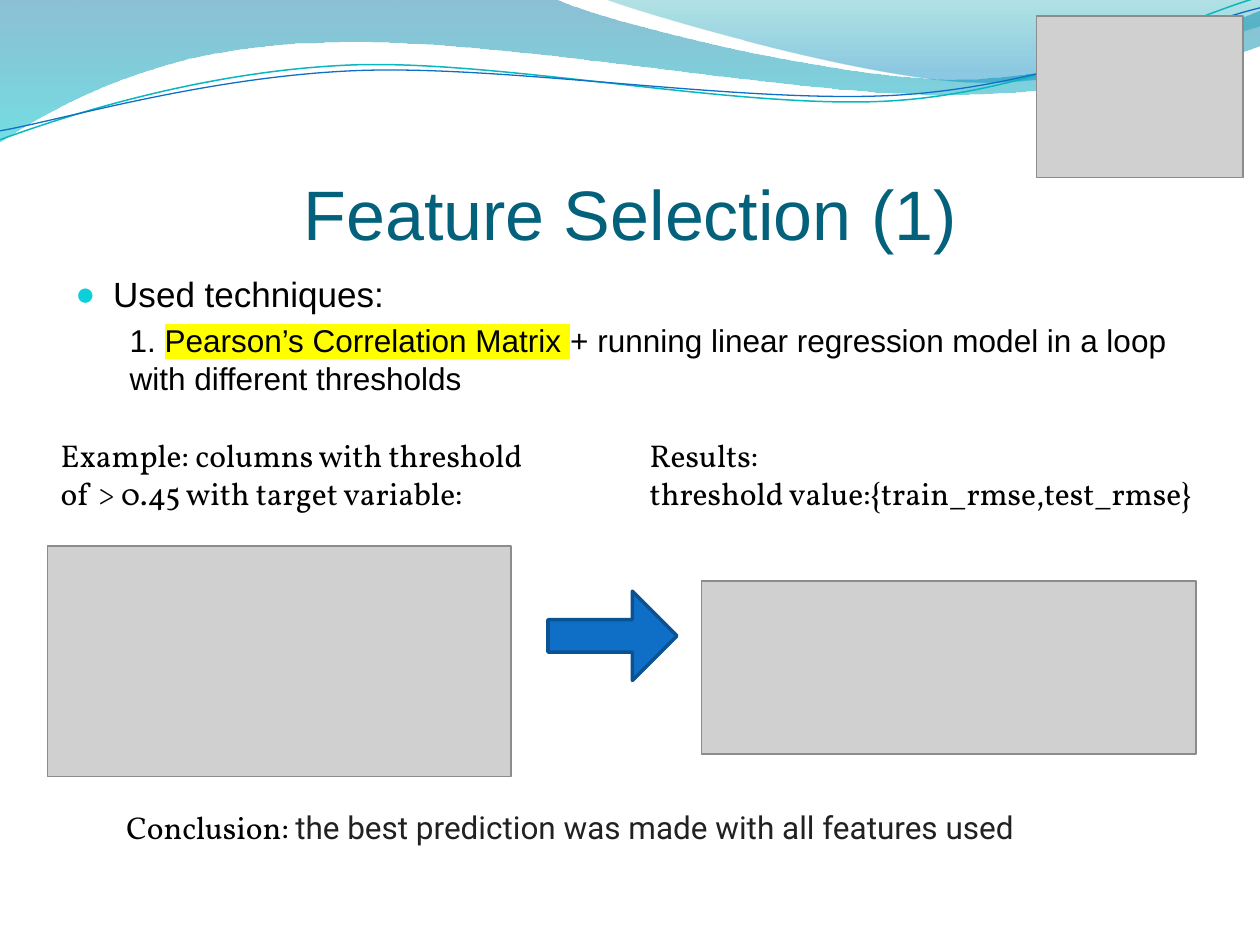
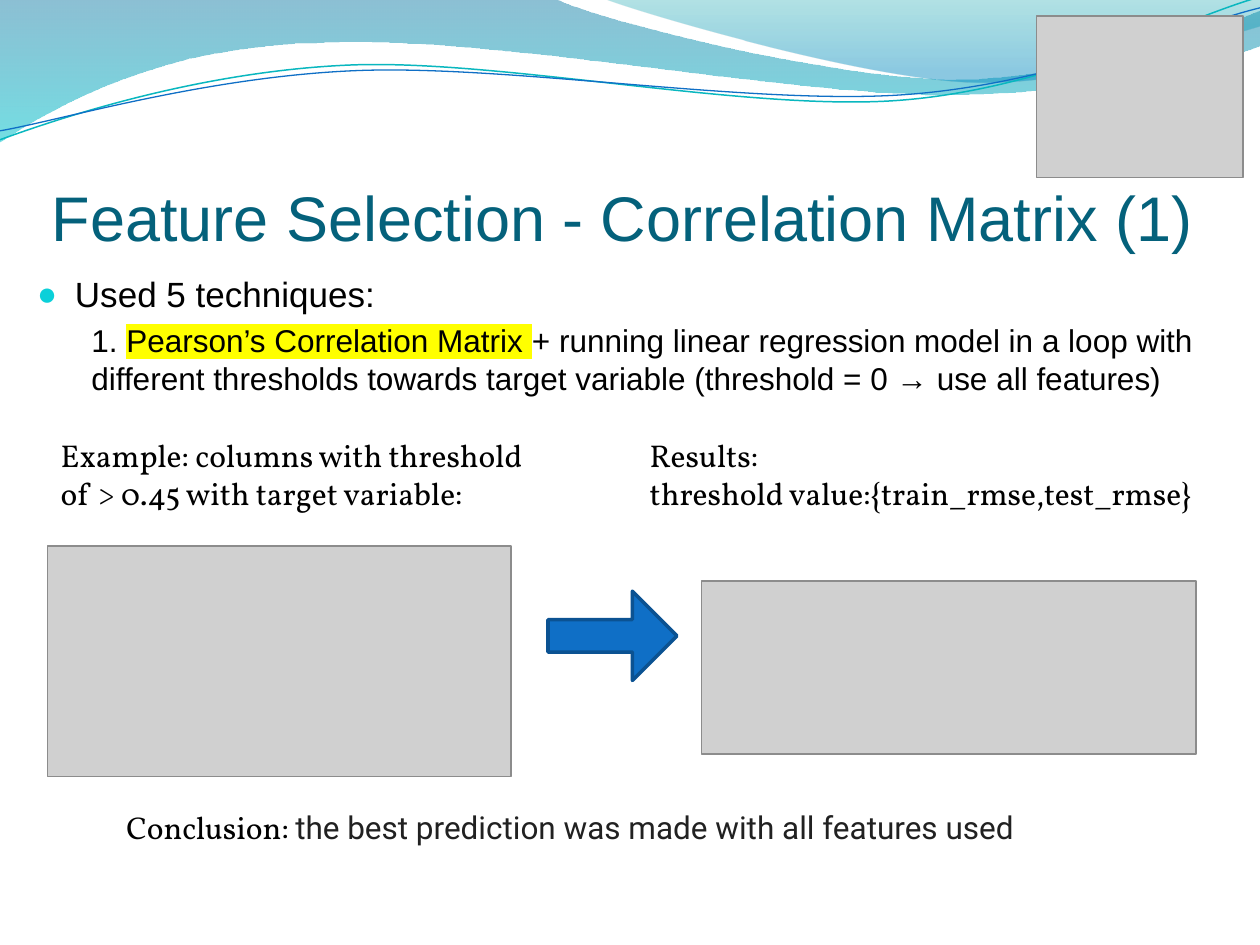
Before and after one commit to linoybar/Regression_Python_Project, a slide deck: slide 8 of Regression Project presentation.pptx (slide 7 before the commit). Drawn at 1260x945 pixels with LibreOffice and Linux fonts; fonts in the diff are those of the drawing; grey boxes stand for pictures; background and template pictures are left out. Boxes give left, top, right and bottom in pixels: in the first picture for what was removed or moved away, otherwise in the second. Text is boxed around its words. In the diff, an @@ line names an element or a change of style, - is before the commit and + after.

```diff
--- a/Regression Project presentation.pptx
+++ b/Regression Project presentation.pptx
@@ title at [52,195,1192,253]: text changed; size 40 to 36 pt @@
-Feature Selection (1)
+Feature Selection - Correlation Matrix (1)
@@ text at [75,281,1193,396]: text changed @@
-● Used techniques:
-  1. Pearson’s Correlation Matrix + running linear regression model in a loop with different thresholds
+● Used 5 techniques:
+  1. Pearson’s Correlation Matrix + running linear regression model in a loop with different thresholds towards target variable (threshold = 0 → use all features)
```
Also in this commit, not shown: 13 other slides changed, 4 slides added, 1 slide removed.
